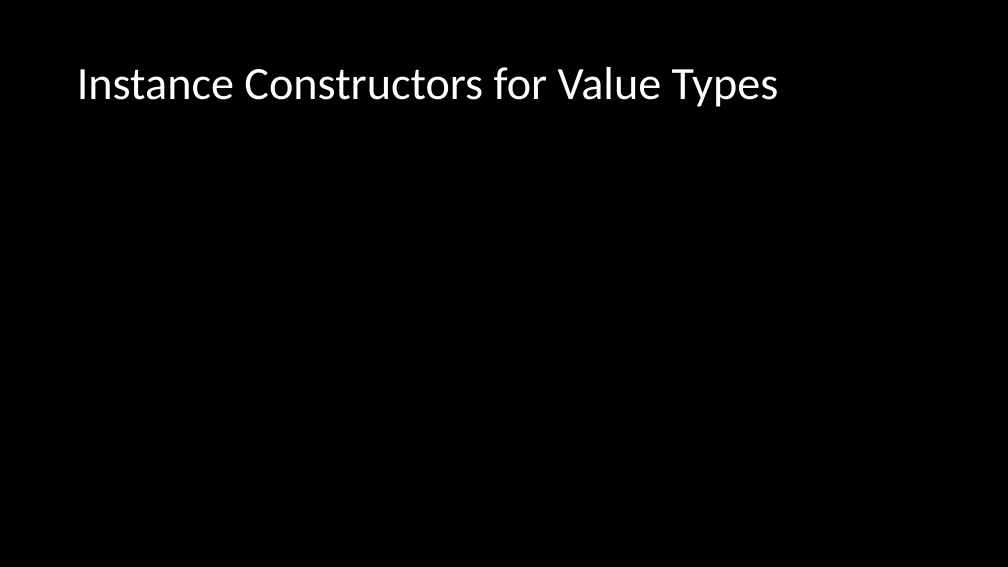
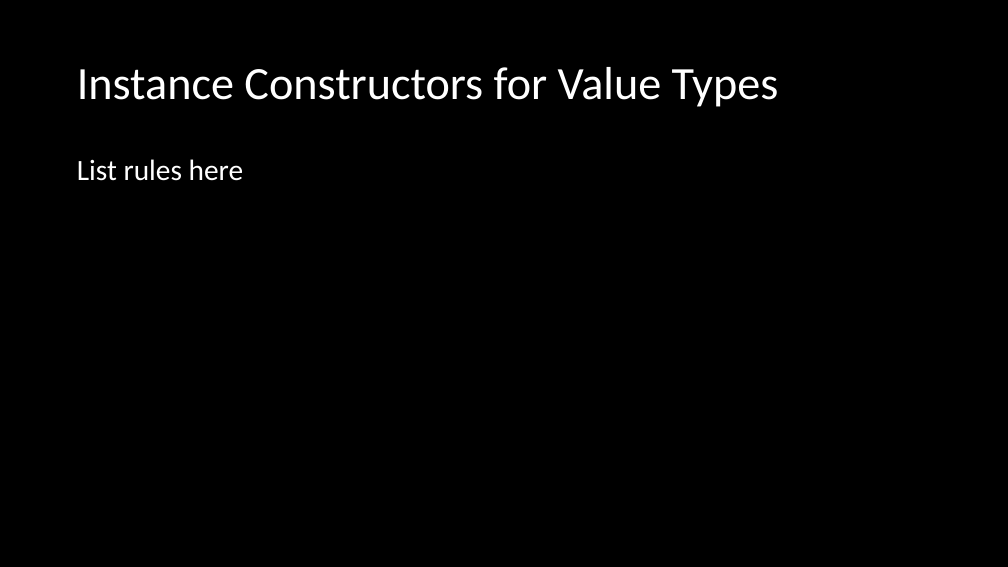
Before and after one commit to microsoft/Flash_University, a slide deck: slide 7 of CLR_via_CSharp/Chapter8/Methods.pptx. Drawn at 1008x567 pixels with LibreOffice and Linux fonts; fonts in the diff are those of the drawing. Boxes give left, top, right and bottom in pixels: in the first picture for what was removed or moved away, otherwise in the second. Text is boxed around its words. In the diff, an @@ line names an element or a change of style, - is before the commit and + after.

```diff
--- a/CLR_via_CSharp/Chapter8/Methods.pptx
+++ b/CLR_via_CSharp/Chapter8/Methods.pptx
@@ text added at (x1=77, y1=159, x2=243, y2=181), 28 pt, text #FFFFFF @@
+List rules here
```
Also in this commit, not shown: 2 other slides changed, 1 slide added, 5 other files.
